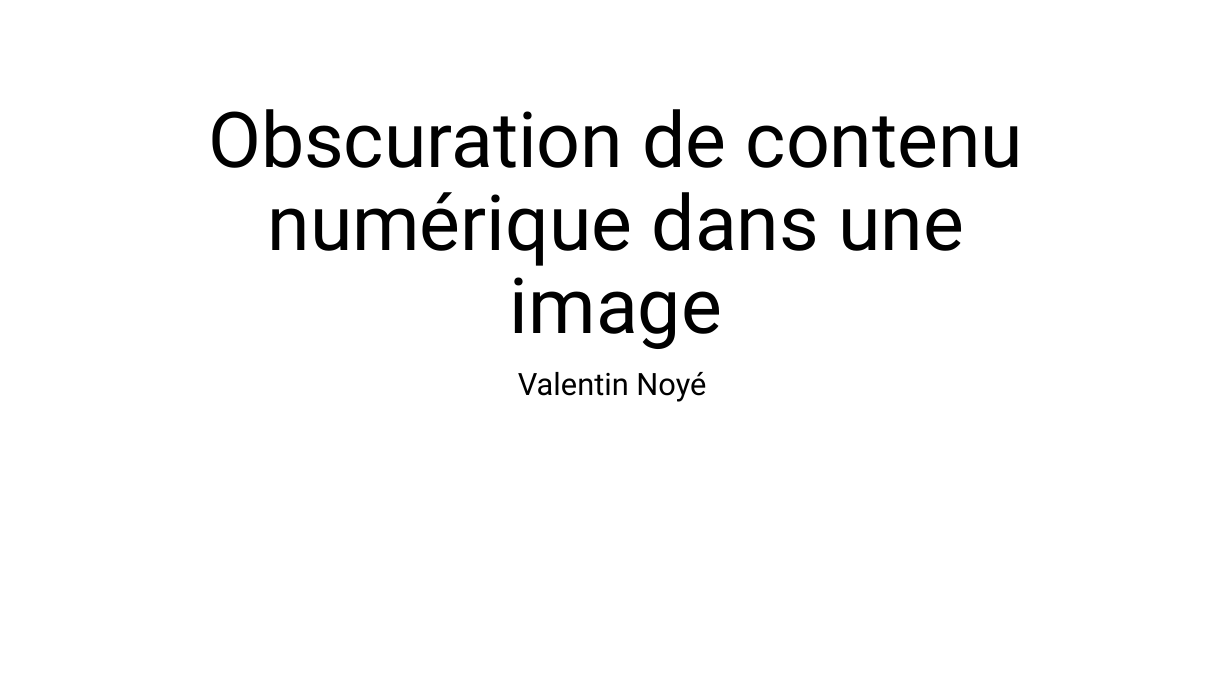
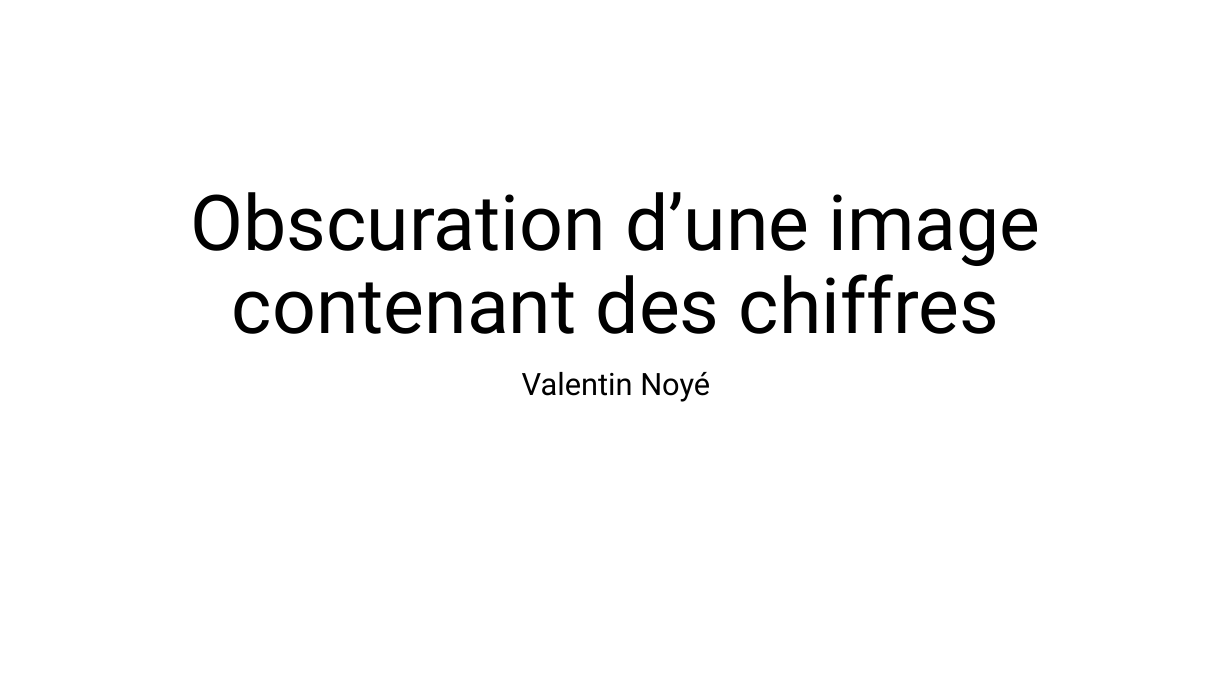
Before and after one commit to owilo/Stage, a slide deck: slide 1 of Documents/Slides/Obscuration de contenu numérique dans une image.pptx. Drawn at 1232x693 pixels with LibreOffice and Linux fonts; fonts in the diff are those of the drawing. Boxes give left, top, right and bottom in pixels: in the first picture for what was removed or moved away, otherwise in the second. Text is boxed around its words. In the diff, an @@ line names an element or a change of style, - is before the commit and + after.

```diff
--- a/Documents/Slides/Obscuration de contenu numérique dans une image.pptx
+++ b/Documents/Slides/Obscuration de contenu numérique dans une image.pptx
@@ title at (x1=191, y1=192, x2=1041, y2=334): text changed @@
-Obscuration de contenu numérique dans une image
+Obscuration d’une image contenant des chiffres
@@ subtitle "Valentin Noyé" moved from (x1=518, y1=372, x2=706, y2=402) to (x1=522, y1=372, x2=710, y2=402) @@
```
Also in this commit, not shown: 19 other slides changed, 3 slides added, 1 slide removed.
